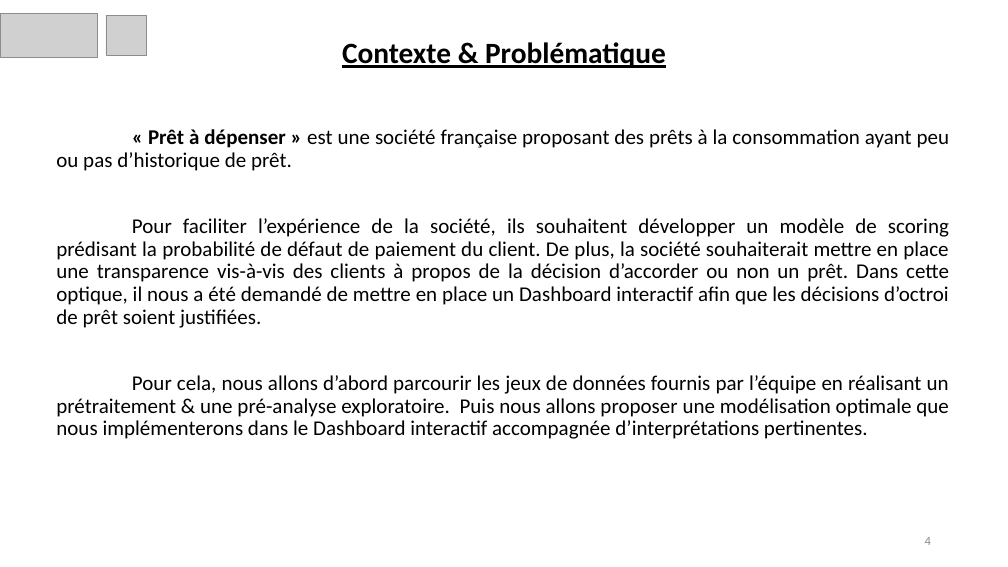
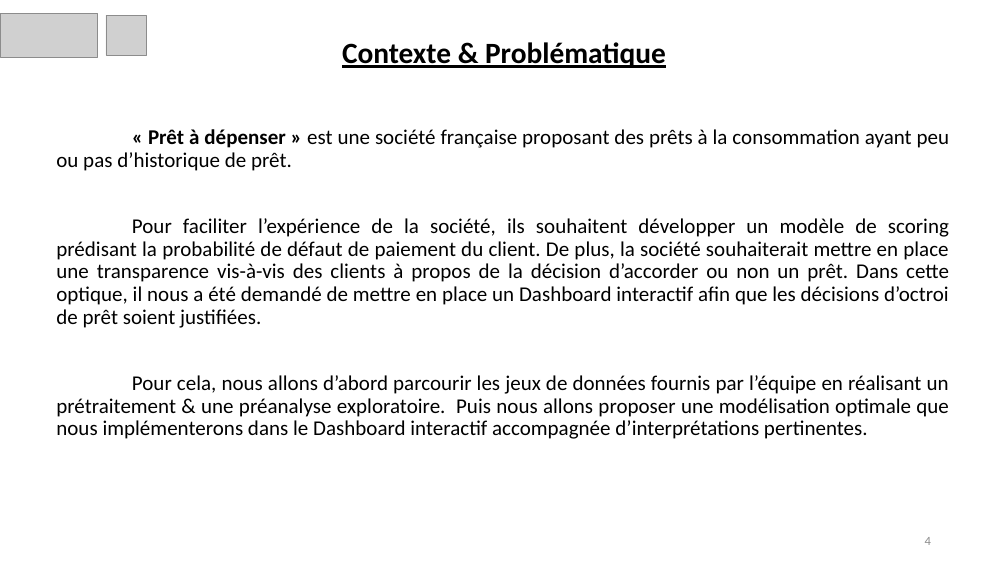
Before and after one commit to anojan01/P7_Anantharajah_Anojan, a slide deck: slide 4 of P7_04_Présentation.pptx. Drawn at 1008x567 pixels with LibreOffice and Linux fonts; fonts in the diff are those of the drawing; grey boxes stand for pictures. Boxes give left, top, right and bottom in pixels: in the first picture for what was removed or moved away, otherwise in the second. Text is boxed around its words. In the diff, an @@ line names an element or a change of style, - is before the commit and + after.

```diff
--- a/P7_04_Présentation.pptx
+++ b/P7_04_Présentation.pptx
@@ text at (56, 375, 949, 439): text changed @@
-Pour cela, nous allons d’abord parcourir les jeux de données fournis par l’équipe en réalisant un prétraitement & une pré-analyse exploratoire. Puis nous allons proposer une modélisation optimale que nous implémenterons dans le Dashboard interactif accompagnée d’interprétations pertinentes.
+Pour cela, nous allons d’abord parcourir les jeux de données fournis par l’équipe en réalisant un prétraitement & une préanalyse exploratoire. Puis nous allons proposer une modélisation optimale que nous implémenterons dans le Dashboard interactif accompagnée d’interprétations pertinentes.
```
Also in this commit, not shown: 8 other slides changed, 2 slides removed, 3 other files.
